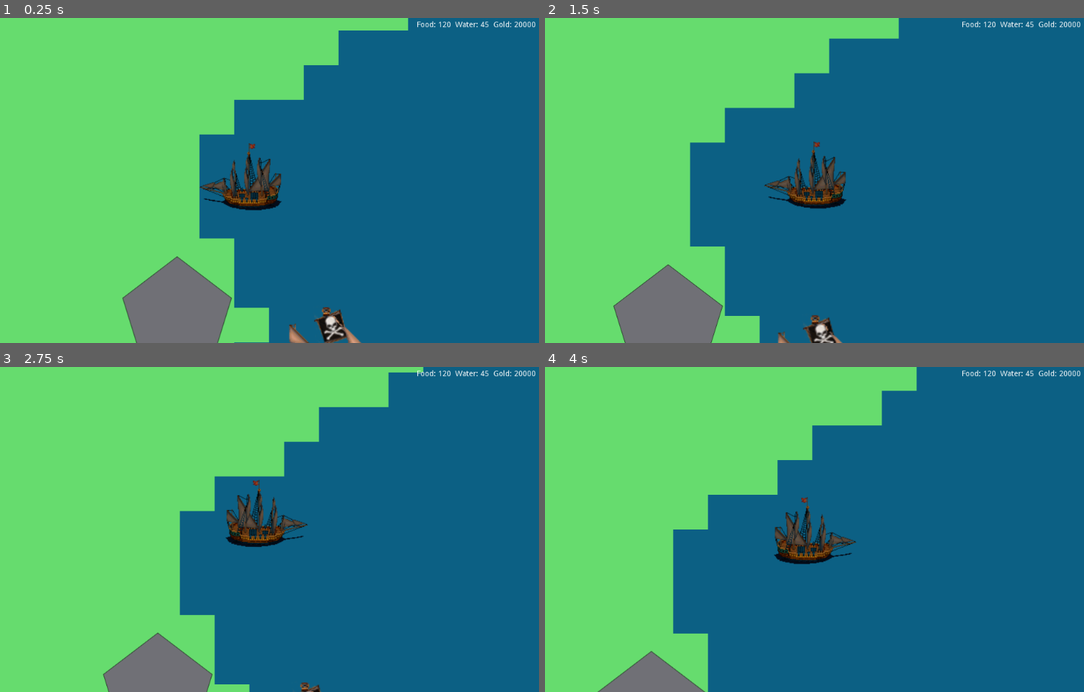
Above: before the commit, frames 1-4 (two rows, left to right).
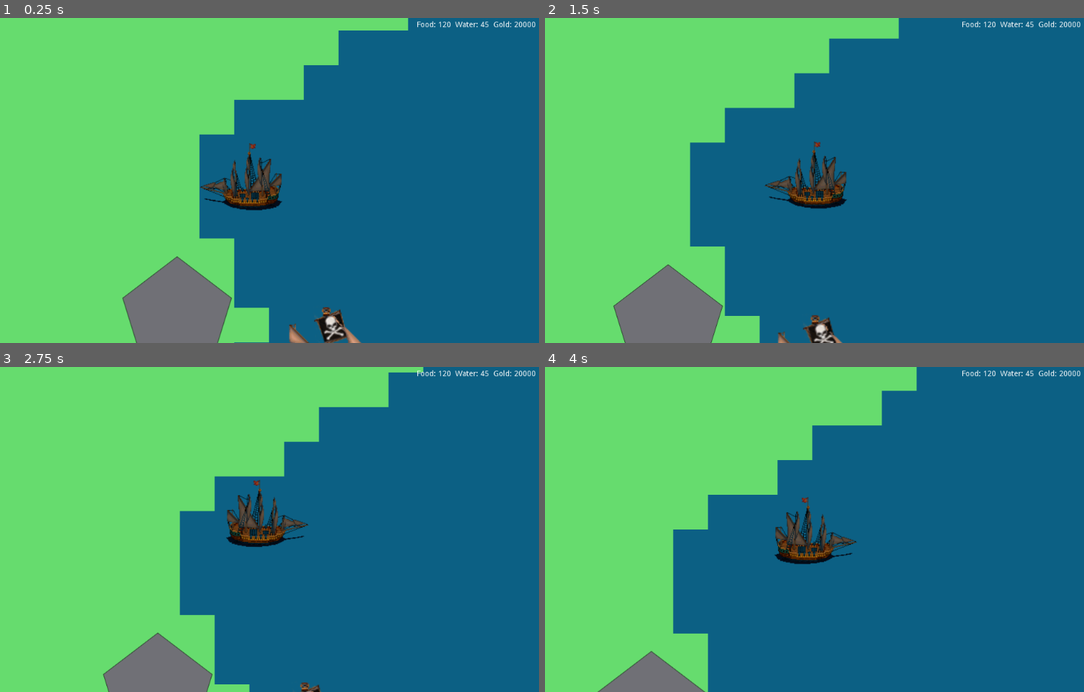
Above: after the commit, the same moments.

Repository: jacygao/chaoticwaters
Game: Godot game, scene res://Main.tscn
Same seed, same stepped clock (60 frames per second), same inputs: the game is played once before the commit and once after it.
Inputs (mouse positions are in pixels of both pictures, inside the frame that each line leads up to):
- Up to frame 1 (0.25 s): no input
- Up to frame 2 (1.5 s): move the mouse to (927, 164) at 0.52 s; click (927, 164) at 0.67 s; move the mouse to (695, 196) at 1.27 s; click (695, 196) at 1.42 s
- Up to frame 3 (2.75 s): move the mouse to (318, 458) at 2.02 s; click (318, 458) at 2.17 s
- Up to frame 4 (4 s): move the mouse to (776, 594) at 2.77 s; click (776, 594) at 2.92 s; move the mouse to (970, 578) at 3.52 s; click (970, 578) at 3.67 s

The runs differ from the first frame. In frame 1, 0.4% of the frame differs, in the area x 37-53%, y 38-60%; in frame 2, 0.4%; in frame 3, 0.4%, in the area x 41-58%, y 34-56%; in frame 4, 0.4%.

Commit message:
dynamically rotate cannon ball direction from ship direction

Diff:
--- a/NPCBoat.tscn
+++ b/NPCBoat.tscn
@@ -160,9 +160,10 @@
 shape = SubResource( 18 )
 
 [node name="ParticleFire" type="Particles2D" parent="."]
-scale = Vector2( 0.1, 0.1 )
+scale = Vector2( 0.2, 0.2 )
 emitting = false
 amount = 1
+lifetime = 0.5
 one_shot = true
 process_material = SubResource( 19 )
 texture = SubResource( 20 )
--- a/PlayerBoat.gd
+++ b/PlayerBoat.gd
@@ -17,12 +17,13 @@
 # State of the cannon.
 var fire_state = reloading
 
-var nav_direction
+var direction = Vector2()
 
 # Size of the game window.
 var screen_size
 # Add this variable to hold the clicked position.
 var target = Vector2()
+
 
 # Called when the node enters the scene tree for the first time.
 func _ready():
@@ -33,6 +34,7 @@
 func _input(event):
 	if event is InputEventScreenTouch and event.pressed:
 		target = get_global_mouse_position()
+		direction = target - position
 
 # Called every frame. 'delta' is the elapsed time since the previous frame.
 func _process(delta):
@@ -50,16 +52,17 @@
 		$AnimatedSprite.play()
 
 	move_and_collide(velocity * delta)
-
 	var y_dis = abs(target.y - position.y)
 	var x_dis = abs(target.x - position.x)
+
+	var angle = rad2deg(direction.angle())
+	$ShootRayNorth.rotation_degrees = angle + 180
+	$ShootRaySouth.rotation_degrees = angle
 
 	if x_dis >= y_dis:
 		$AnimatedSprite.scale = Vector2(1.3, 1.3)
 		$Body.rotation_degrees = 90
 		$Body.position.y = 30
-		$ShootRayNorth.rotation_degrees = 0
-		$ShootRaySouth.rotation_degrees = 180
 		$ParticleShoot.position.y = 45
 		if velocity.x > 0:
 			$Body.position.x = -10
@@ -74,8 +77,6 @@
 		$Body.rotation_degrees = 0
 		$Body.position.x = 0
 		$Body.position.y = 0
-		$ShootRayNorth.rotation_degrees = 90
-		$ShootRaySouth.rotation_degrees = 270
 		if velocity.y > 0:
 			$AnimatedSprite.animation = "down"
 		if velocity.y < 0:
--- a/PlayerBoat.tscn
+++ b/PlayerBoat.tscn
@@ -152,7 +152,6 @@
 script = ExtResource( 2 )
 
 [node name="AnimatedSprite" type="AnimatedSprite" parent="."]
-position = Vector2( -0.999962, 0.00872654 )
 frames = SubResource( 17 )
 animation = "down"
 offset = Vector2( -10, 0 )
@@ -180,7 +179,7 @@
 autostart = true
 
 [node name="ParticleShoot" type="Particles2D" parent="."]
-scale = Vector2( 0.05, 0.05 )
+scale = Vector2( 0.2, 0.2 )
 emitting = false
 amount = 1
 lifetime = 0.3
